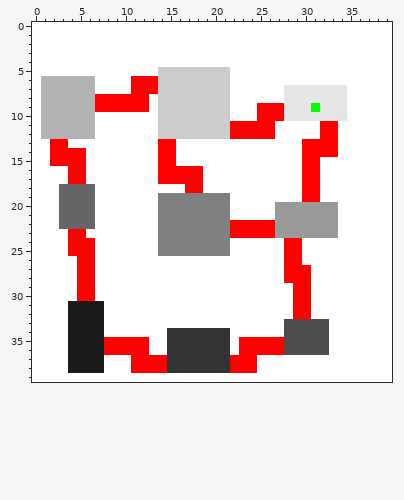
Two states of a pixel-art sprite, niveau.png. The first picture shows the starting point.
The file is 40x40 pixels.
The result:
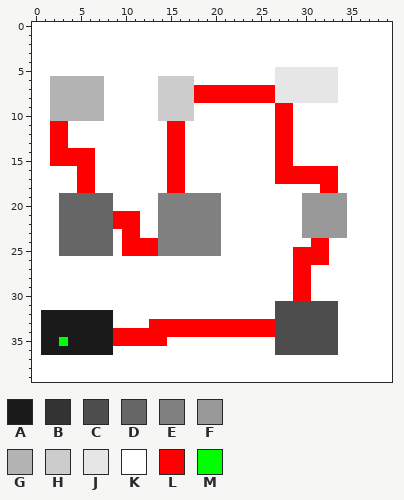
Palette (. is transparent): A #1a1a1a  B #333333  C #4d4d4d  D #666666  E #808080  F #999999  G #b3b3b3  H #cccccc  J #e6e6e6  K #ffffff  L #ff0000  M #00ff00
Edits made:
@@ x 0..39 @@
  4 KKKKKKKKKKKKKKKKKKKKKKKKKKKKKKKKKKKKKKKK
- 5 KKKKKKKKKKKKKKHHHHHHHHKKKKKKKKKKKKKKKKKK
- 6 KGGGGGGKKKKLLLHHHHHHHHKKKKKKKKKKKKKKKKKK
- 7 KGGGGGGKKKKLLLHHHHHHHHKKKKKKJJJJJJJKKKKK
- 8 KGGGGGGLLLLLLKHHHHHHHHKKKKKKJJJJJJJKKKKK
- 9 KGGGGGGLLLLLLKHHHHHHHHKKKLLLJJJMJJJKKKKK
-10 KGGGGGGKKKKKKKHHHHHHHHKKKLLLJJJJJJJKKKKK
-11 KGGGGGGKKKKKKKHHHHHHHHLLLLLKKKKKLLKKKKKK
-12 KGGGGGGKKKKKKKHHHHHHHHLLLLLKKKKKLLKKKKKK
-13 KKLLKKKKKKKKKKLLKKKKKKKKKKKKKKLLLLKKKKKK
-14 KKLLLLKKKKKKKKLLKKKKKKKKKKKKKKLLLLKKKKKK
-15 KKLLLLKKKKKKKKLLKKKKKKKKKKKKKKLLKKKKKKKK
-16 KKKKLLKKKKKKKKLLLLLKKKKKKKKKKKLLKKKKKKKK
-17 KKKKLLKKKKKKKKLLLLLKKKKKKKKKKKLLKKKKKKKK
-18 KKKDDDDKKKKKKKKKKLLKKKKKKKKKKKLLKKKKKKKK
-19 KKKDDDDKKKKKKKEEEEEEEEKKKKKKKKLLKKKKKKKK
-20 KKKDDDDKKKKKKKEEEEEEEEKKKKKFFFFFFFKKKKKK
-21 KKKDDDDKKKKKKKEEEEEEEEKKKKKFFFFFFFKKKKKK
-22 KKKDDDDKKKKKKKEEEEEEEELLLLLFFFFFFFKKKKKK
-23 KKKKLLKKKKKKKKEEEEEEEELLLLLFFFFFFFKKKKKK
-24 KKKKLLLKKKKKKKEEEEEEEEKKKKKKLLKKKKKKKKKK
-25 KKKKLLLKKKKKKKEEEEEEEEKKKKKKLLKKKKKKKKKK
-26 KKKKKLLKKKKKKKKKKKKKKKKKKKKKLLKKKKKKKKKK
-27 KKKKKLLKKKKKKKKKKKKKKKKKKKKKLLLKKKKKKKKK
-28 KKKKKLLKKKKKKKKKKKKKKKKKKKKKLLLKKKKKKKKK
-29 KKKKKLLKKKKKKKKKKKKKKKKKKKKKKLLKKKKKKKKK
-30 KKKKKLLKKKKKKKKKKKKKKKKKKKKKKLLKKKKKKKKK
-31 KKKKAAAAKKKKKKKKKKKKKKKKKKKKKLLKKKKKKKKK
-32 KKKKAAAAKKKKKKKKKKKKKKKKKKKKKLLKKKKKKKKK
-33 KKKKAAAAKKKKKKKKKKKKKKKKKKKKCCCCCKKKKKKK
-34 KKKKAAAAKKKKKKKBBBBBBBKKKKKKCCCCCKKKKKKK
-35 KKKKAAAALLLLLKKBBBBBBBKLLLLLCCCCCKKKKKKK
-36 KKKKAAAALLLLLKKBBBBBBBKLLLLLCCCCCKKKKKKK
-37 KKKKAAAAKKKLLLLBBBBBBBLLLKKKKKKKKKKKKKKK
-38 KKKKAAAAKKKLLLLBBBBBBBLLLKKKKKKKKKKKKKKK
+ 5 KKKKKKKKKKKKKKKKKKKKKKKKKKKJJJJJJJKKKKKK
+ 6 KKGGGGGGKKKKKKHHHHKKKKKKKKKJJJJJJJKKKKKK
+ 7 KKGGGGGGKKKKKKHHHHLLLLLLLLLJJJJJJJKKKKKK
+ 8 KKGGGGGGKKKKKKHHHHLLLLLLLLLJJJJJJJKKKKKK
+ 9 KKGGGGGGKKKKKKHHHHKKKKKKKKKLLKKKKKKKKKKK
+10 KKGGGGGGKKKKKKHHHHKKKKKKKKKLLKKKKKKKKKKK
+11 KKLLKKKKKKKKKKKLLKKKKKKKKKKLLKKKKKKKKKKK
+12 KKLLKKKKKKKKKKKLLKKKKKKKKKKLLKKKKKKKKKKK
+13 KKLLKKKKKKKKKKKLLKKKKKKKKKKLLKKKKKKKKKKK
+14 KKLLLLLKKKKKKKKLLKKKKKKKKKKLLKKKKKKKKKKK
+15 KKLLLLLKKKKKKKKLLKKKKKKKKKKLLKKKKKKKKKKK
+16 KKKKKLLKKKKKKKKLLKKKKKKKKKKLLLLLLLKKKKKK
+17 KKKKKLLKKKKKKKKLLKKKKKKKKKKLLLLLLLKKKKKK
+18 KKKKKLLKKKKKKKKLLKKKKKKKKKKKKKKKLLKKKKKK
+19 KKKDDDDDDKKKKKEEEEEEEKKKKKKKKKFFFFFKKKKK
+20 KKKDDDDDDKKKKKEEEEEEEKKKKKKKKKFFFFFKKKKK
+21 KKKDDDDDDLLLKKEEEEEEEKKKKKKKKKFFFFFKKKKK
+22 KKKDDDDDDLLLKKEEEEEEEKKKKKKKKKFFFFFKKKKK
+23 KKKDDDDDDKLLKKEEEEEEEKKKKKKKKKFFFFFKKKKK
+24 KKKDDDDDDKLLLLEEEEEEEKKKKKKKKKKLLKKKKKKK
+25 KKKDDDDDDKLLLLEEEEEEEKKKKKKKKLLLLKKKKKKK
+26 KKKKKKKKKKKKKKKKKKKKKKKKKKKKKLLLLKKKKKKK
+27 KKKKKKKKKKKKKKKKKKKKKKKKKKKKKLLKKKKKKKKK
+28 KKKKKKKKKKKKKKKKKKKKKKKKKKKKKLLKKKKKKKKK
+29 KKKKKKKKKKKKKKKKKKKKKKKKKKKKKLLKKKKKKKKK
+30 KKKKKKKKKKKKKKKKKKKKKKKKKKKKKLLKKKKKKKKK
+31 KKKKKKKKKKKKKKKKKKKKKKKKKKKCCCCCCCKKKKKK
+32 KAAAAAAAAKKKKKKKKKKKKKKKKKKCCCCCCCKKKKKK
+33 KAAAAAAAAKKKKLLLLLLLLLLLLLLCCCCCCCKKKKKK
+34 KAAAAAAAALLLLLLLLLLLLLLLLLLCCCCCCCKKKKKK
+35 KAAMAAAAALLLLLLKKKKKKKKKKKKCCCCCCCKKKKKK
+36 KAAAAAAAAKKKKKKKKKKKKKKKKKKCCCCCCCKKKKKK
+37 KKKKKKKKKKKKKKKKKKKKKKKKKKKKKKKKKKKKKKKK
+38 KKKKKKKKKKKKKKKKKKKKKKKKKKKKKKKKKKKKKKKK
 39 KKKKKKKKKKKKKKKKKKKKKKKKKKKKKKKKKKKKKKKK
Boxes around the changes in both pictures, in picture pixels (x1, y1, x2, y2):
changed: (41, 67, 347, 373)
